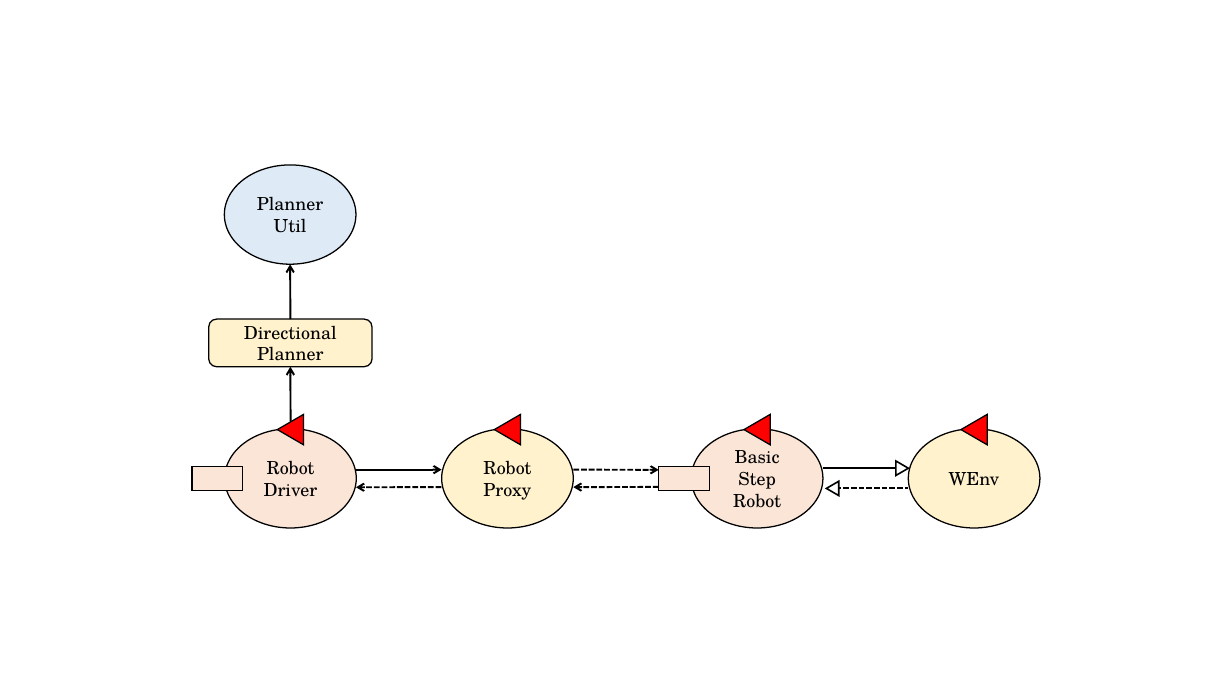
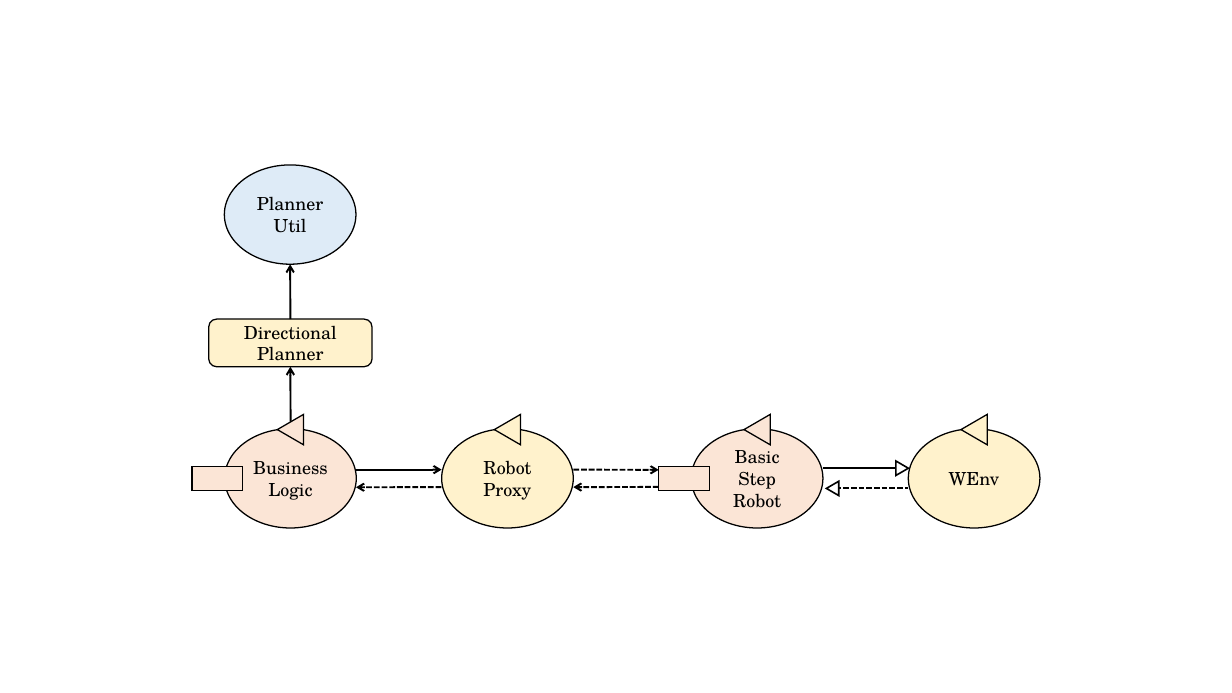
Before and after one commit to JackFantaz/FantazziniGiacomoIss, a slide deck: slide 4 of FinalTask/userDocs/img/final_task_schema.pptx (slide 5 before the commit). Drawn at 1232x693 pixels with LibreOffice and Linux fonts; fonts in the diff are those of the drawing. Boxes give left, top, right and bottom in pixels: in the first picture for what was removed or moved away, otherwise in the second. Text is boxed around its words. In the diff, an @@ line names an element or a change of style, - is before the commit and + after.

```diff
--- a/FinalTask/userDocs/img/final_task_schema.pptx
+++ b/FinalTask/userDocs/img/final_task_schema.pptx
@@ triangle at (278, 415, 304, 445): fill #FF0000 to #FBE5D6 @@
@@ triangle at (495, 415, 521, 445): fill #FF0000 to #FFF2CC @@
@@ triangle at (744, 415, 770, 445): fill #FF0000 to #FBE5D6 @@
@@ triangle at (962, 415, 988, 445): fill #FF0000 to #FFF2CC @@
@@ text in ellipse at (253, 461, 328, 500): text changed @@
-Robot Driver
+Business
+Logic
```
Also in this commit, not shown: 3 other slides changed, 1 slide added, 2 slides removed, 1 other file.
